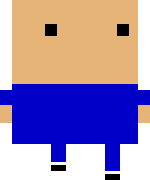
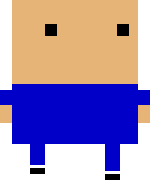
Before/after of a (150, 180) layered artwork. What changed in the layer stack:
painted on "Background" over bbox(30, 144, 66, 174)
